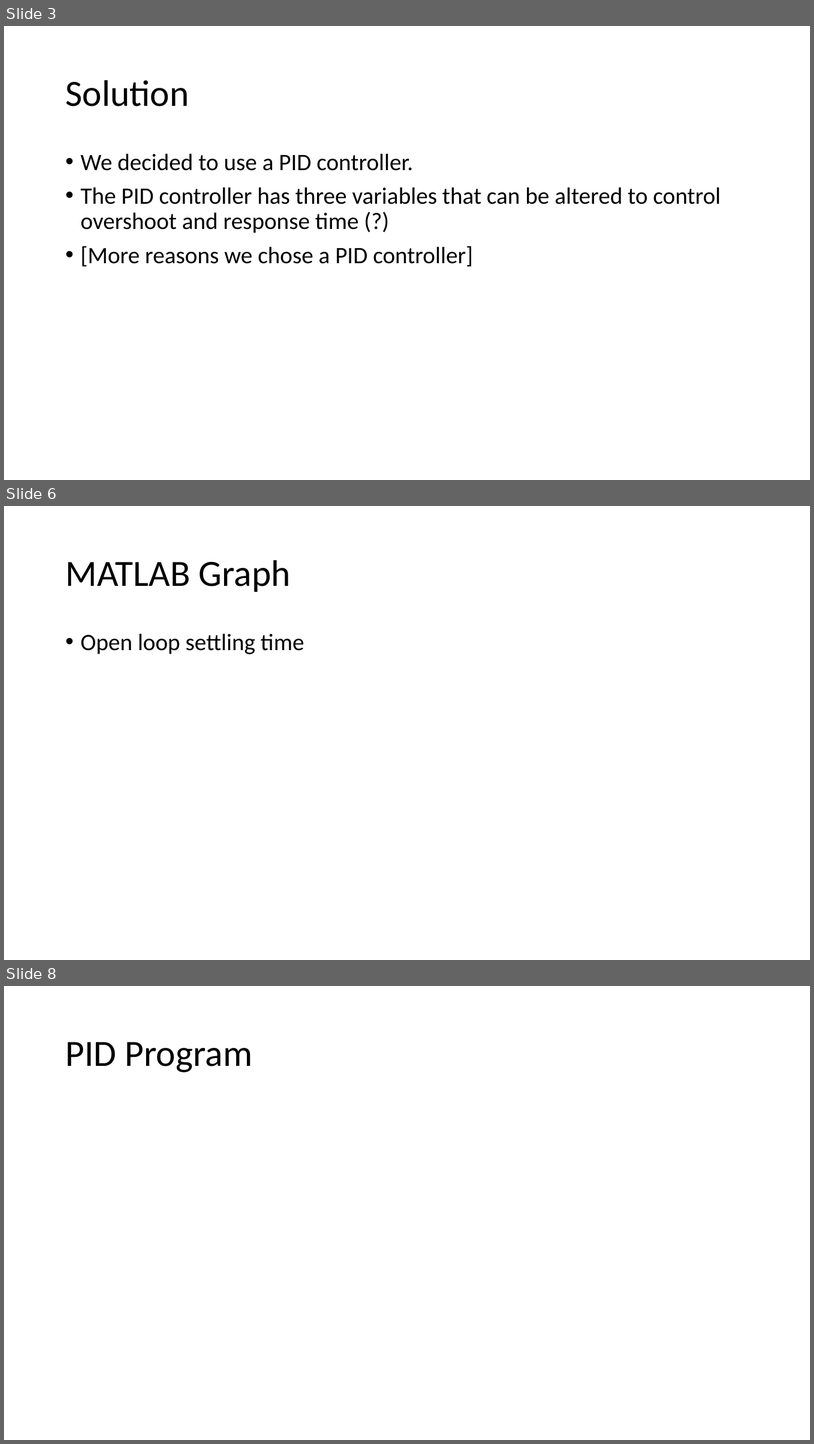
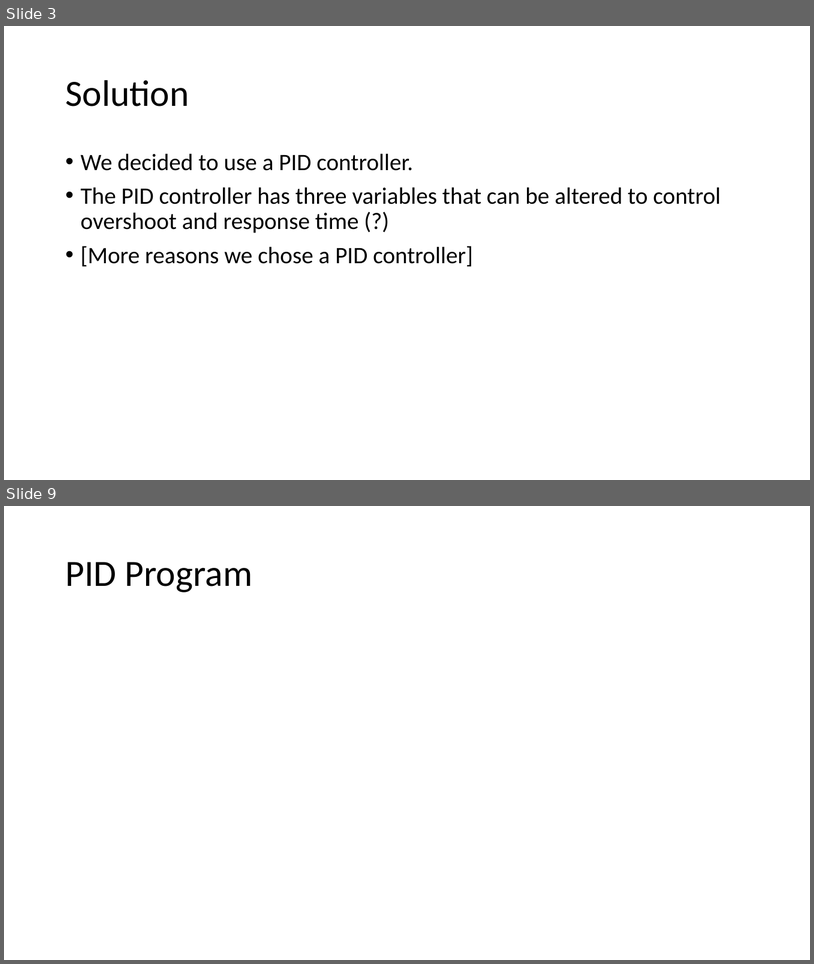
Before and after one commit to jdriscoll7/ELEC_3050, a slide deck: presentation/Final Projection Presentation.pptx. Shown one above the other, each under a label of ours: slides 3, 6 and 8 before the commit, slides 3 and 9 after it; the slides between them are not shown. The pictures are 814x1444 and 814x964 pixels, drawn with LibreOffice and Linux fonts; fonts in the diff are those of the drawing. Boxes give left, top, right and bottom in pixels: in the first picture for what was removed or moved away, otherwise in the second. Text is boxed around its words. In the diff, an @@ line names an element or a change of style, - is before the commit and + after.

```diff
--- a/presentation/Final Projection Presentation.pptx
+++ b/presentation/Final Projection Presentation.pptx
@@ slide 6 removed at [4,506,810,960], background #FFFFFF @@
@@ title removed at [65,560,291,592] @@
-MATLAB Graph
@@ text removed at [81,633,305,654] @@
-• Open loop settling time
@@ what was slide 8 is now slide 9 @@
```
Also in this commit, not shown: 3 slides changed, 2 slides added.
